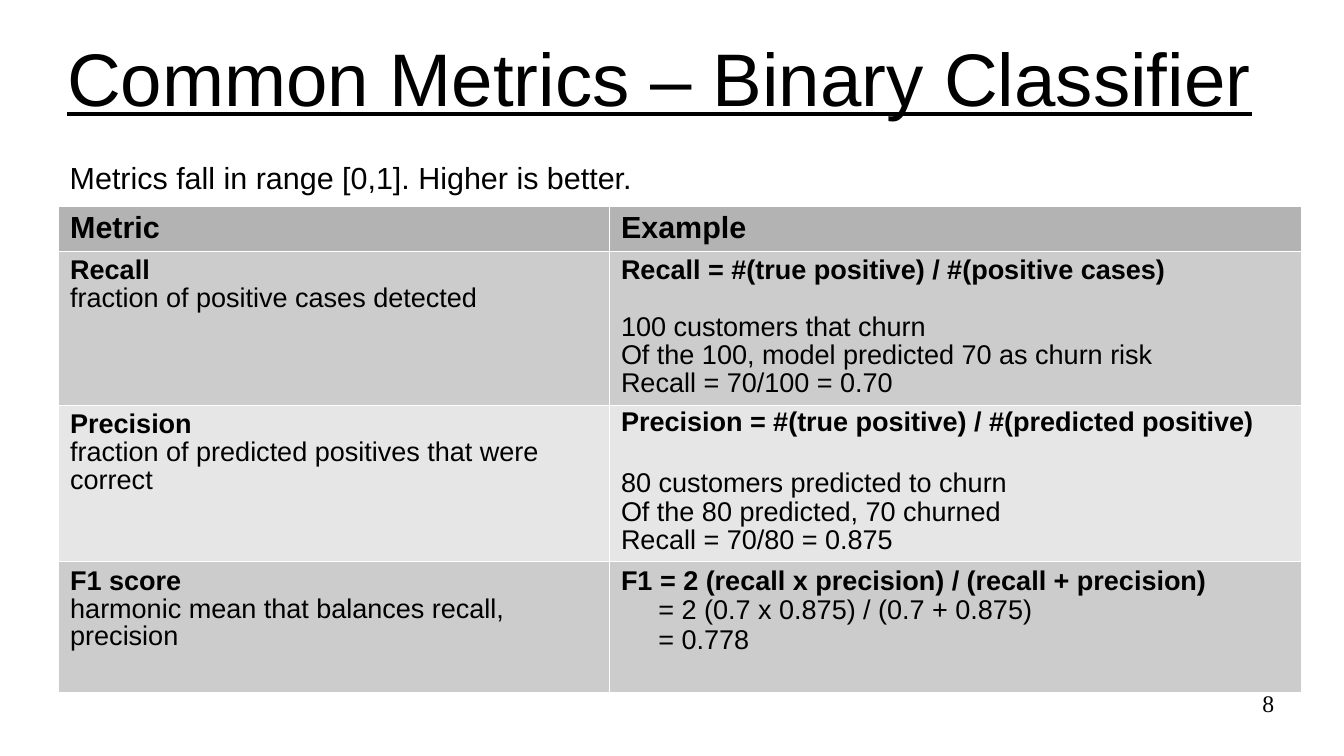
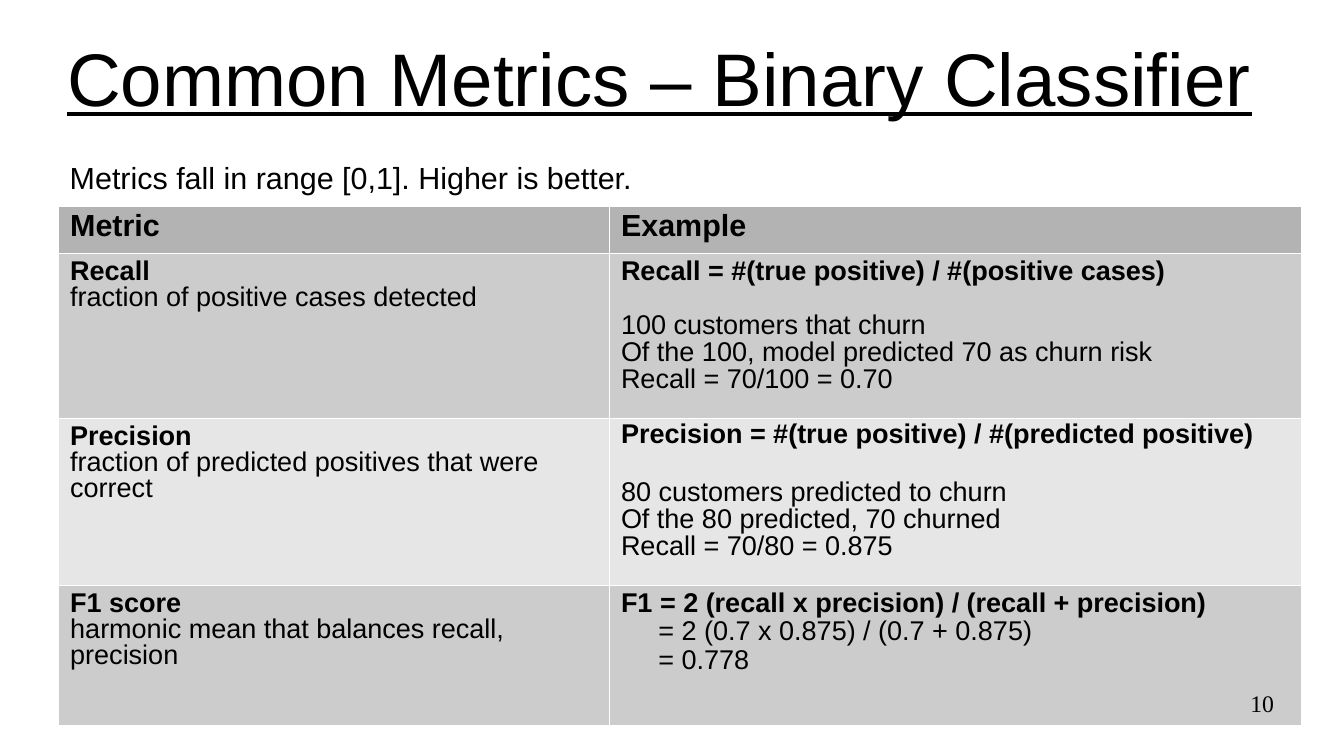
Before and after one commit to UVADS/ds6011, a slide deck: slide 10 of 03_ml_problem_framing.ppt (slide 8 before the commit). Drawn at 1344x756 pixels with LibreOffice and Linux fonts; fonts in the diff are those of the drawing. Boxes give left, top, right and bottom in pixels: in the first picture for what was removed or moved away, otherwise in the second. Text is boxed around its words. In the diff, an @@ line names an element or a change of style, - is before the commit and + after.

```diff
--- a/03_ml_problem_framing.ppt
+++ b/03_ml_problem_framing.ppt
@@ table at bbox=[59, 206, 1303, 724] @@
@@ line spacing 0.93 to 0.87 @@
@@ line spacing 0.87 to 0.81 @@
@@ page number at bbox=[1250, 696, 1274, 712]: text changed @@
-8
+10
```
Also in this commit, not shown: 2 other slides changed, 2 slides added.
